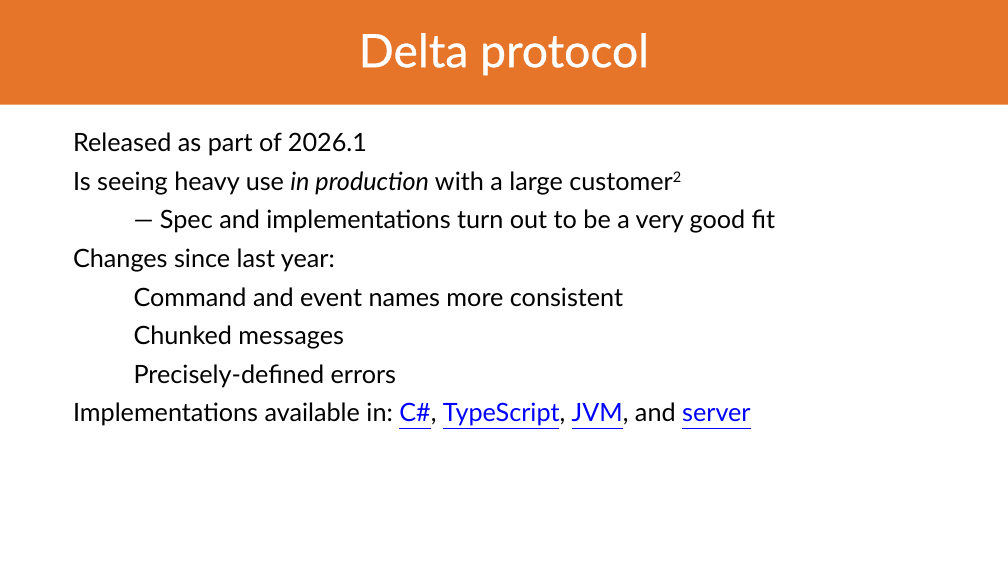
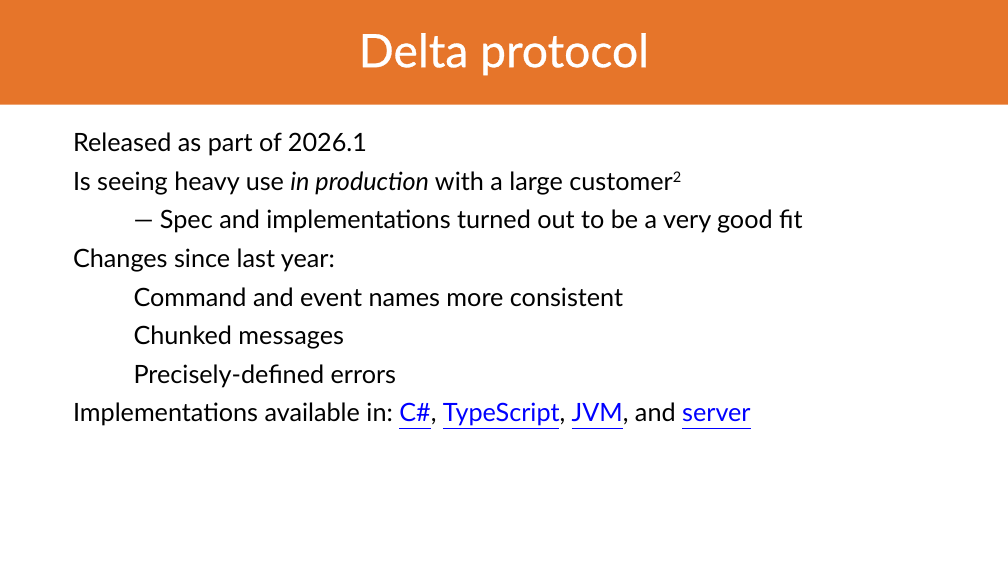
Before and after one commit to LionWeb-io/specification, a slide deck: slide 9 of conference-talks/LangDev/2026/LangDev 2026 Talk.pptx. Drawn at 1008x567 pixels with LibreOffice and Linux fonts; fonts in the diff are those of the drawing; background and template pictures are left out. Boxes give left, top, right and bottom in pixels: in the first picture for what was removed or moved away, otherwise in the second. Text is boxed around its words. In the diff, an @@ line names an element or a change of style, - is before the commit and + after.

```diff
--- a/conference-talks/LangDev/2026/LangDev 2026 Talk.pptx
+++ b/conference-talks/LangDev/2026/LangDev 2026 Talk.pptx
@@ text at (160,209,802,233): text changed @@
-  — Spec and implementations turn out to be a very good fit
+  — Spec and implementations turned out to be a very good fit
```
Also in this commit, not shown: 4 other slides changed, 1 slide added, 1 other file.
